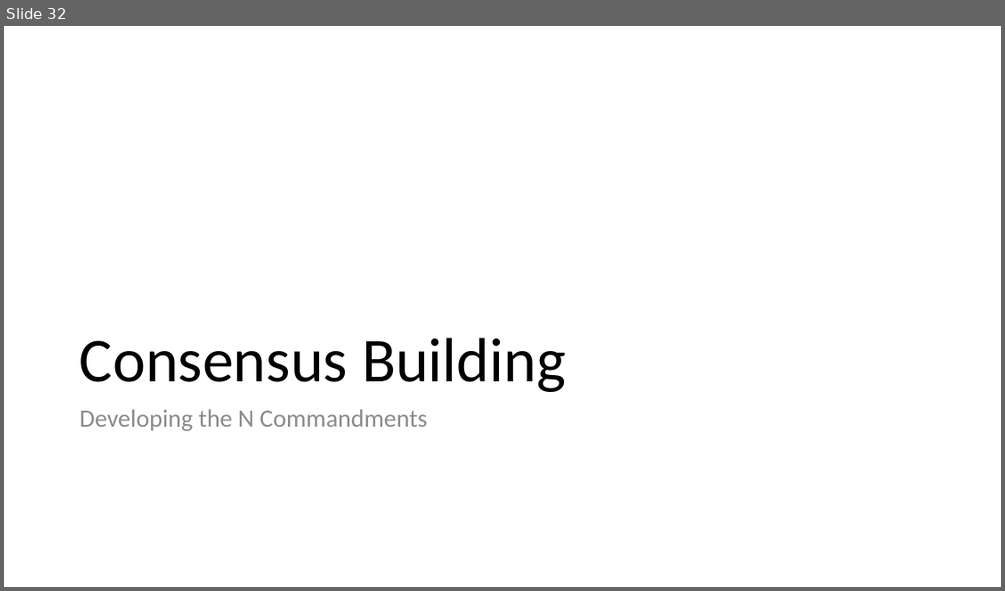
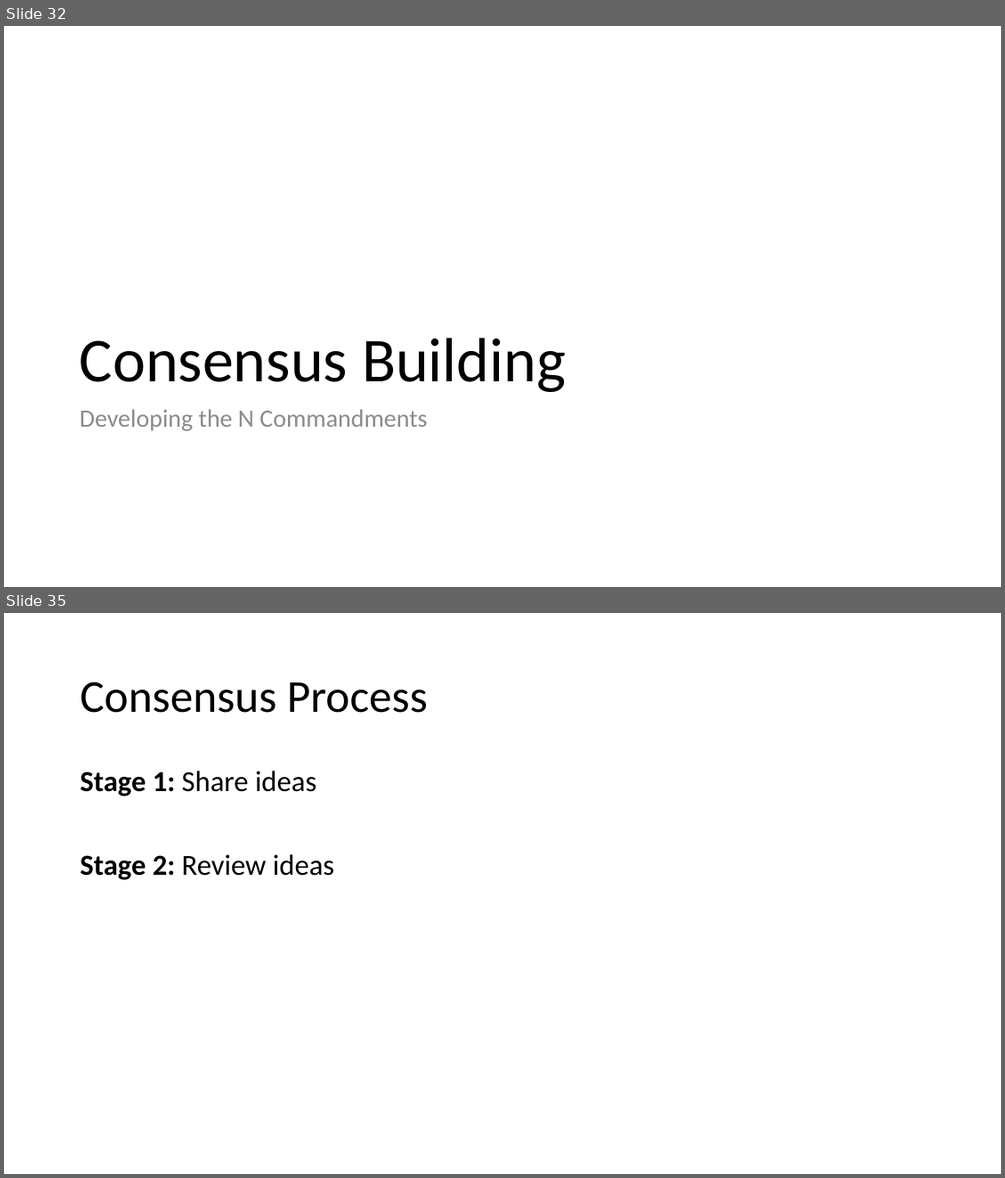
Before and after one commit to ReproducibleQM/n_commandments, a slide deck: pres_deck.pptx. Shown one above the other, each under a label of ours: slide 32 before the commit, slides 32 and 35 after it; the slides between them are not shown. The pictures are 1005x591 and 1005x1178 pixels, drawn with LibreOffice and Linux fonts; fonts in the diff are those of the drawing. Boxes give left, top, right and bottom in pixels: in the first picture for what was removed or moved away, otherwise in the second. Text is boxed around its words. In the diff, an @@ line names an element or a change of style, - is before the commit and + after.

Commit message:
Added prompts to discussion slides, guidelines to consensus building slides

```diff
--- a/pres_deck.pptx
+++ b/pres_deck.pptx
@@ slide 35 added at box(4, 613, 1001, 1174), background #FFFFFF @@
@@ title added at box(80, 682, 428, 713), 44 pt, text #000000 @@
+Consensus Process
@@ text added at box(80, 771, 334, 880), 28 pt, text #000000 @@
+Stage 1: Share ideas
+Stage 2: Review ideas
```
Also in this commit, not shown: 2 slides changed, 2 other slides added, 1 slide removed.
